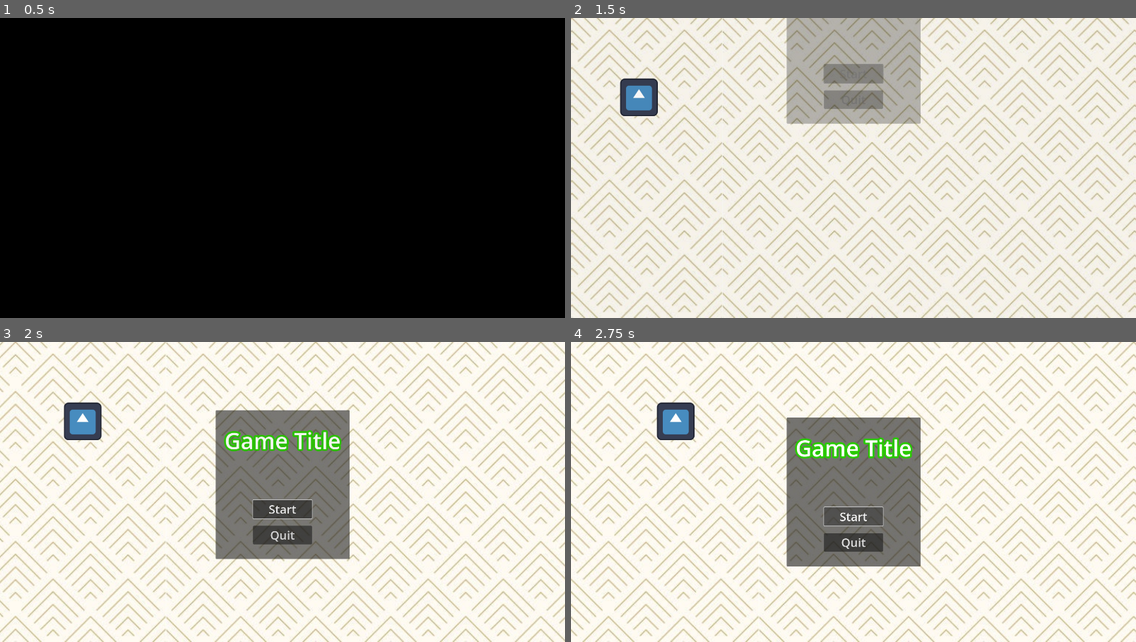
Above: before the commit, frames 1-4 (two rows, left to right).
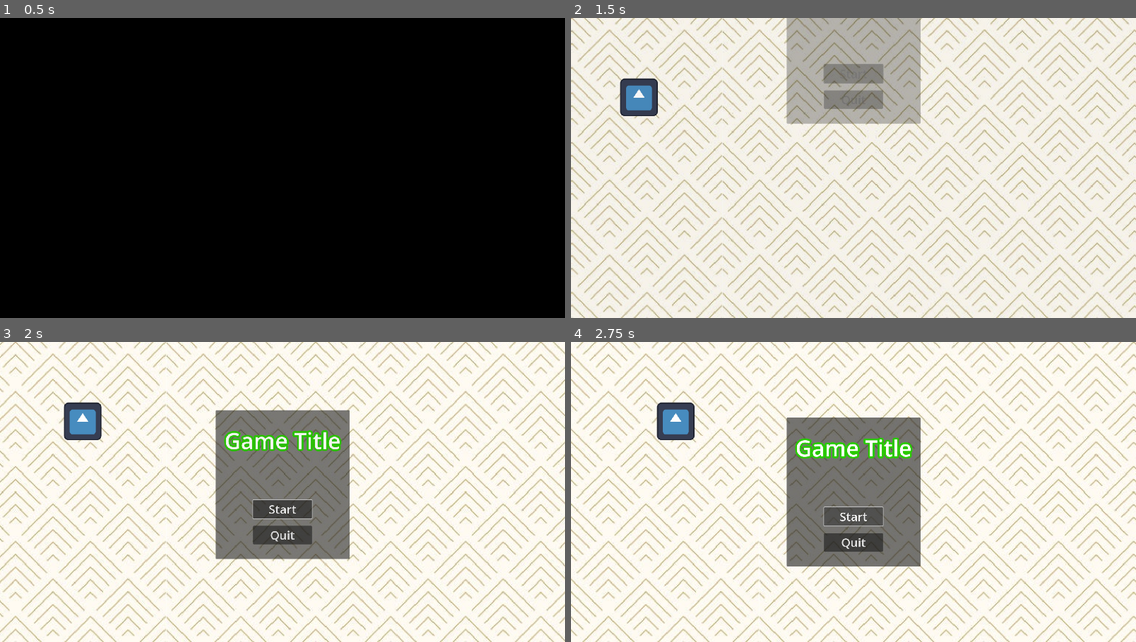
Above: after the commit, the same moments.

Repository: summer-game-jam/PixelGameJam
Game: Godot game, scene res://Main/main.tscn
Same seed, same stepped clock (60 frames per second), same inputs: the game is played once before the commit and once after it. The engine's default icon, where the game draws it, is replaced by a stand-in: a white triangle on a blue panel in a dark square. Sound files missing from this copy of the repository are replaced by a short silence.
Inputs (mouse positions are in pixels of both pictures, inside the frame that each line leads up to):
- Up to frame 1 (0.5 s): no input
- Up to frame 2 (1.5 s): tap Enter at 0.5 s; move the mouse to (977, 153) at 0.52 s; hold D (right) 0.53-1.25 s; tap 1 (1) at 0.6 s; tap W (up) at 0.77 s; tap 2 (2) at 0.8 s; click "Start" at 1.25 s
- Up to frame 3 (2 s): no input
- Up to frame 4 (2.75 s): click "Start" at 2 s

Frame 1 is identical in both runs. In frame 2, 0.3% of the frame differs, in the area x 0-100%, y 0-100%; in frame 3, 0.4%; in frame 4, 0.5%.

Commit message:
art stuff

Diff:
--- a/Maps/Map_Features/background.tscn
+++ b/Maps/Map_Features/background.tscn
@@ -1,6 +1,6 @@
 [gd_scene load_steps=2 format=4 uid="uid://djb6xmbcbj6ay"]
 
-[ext_resource type="TileSet" uid="uid://cmfirjwpxjw4n" path="res://Maps/Map_Features/new_tile_set.tres" id="1_mntt2"]
+[ext_resource type="TileSet" uid="uid://cmfirjwpxjw4n" path="res://Maps/Map_Features/debug.tres" id="1_mntt2"]
 
 [node name="Background" type="Node2D"]
 
--- /dev/null
+++ b/Maps/Map_Features/dirt.tres
@@ -0,0 +1,24 @@
+[gd_resource type="TileSet" load_steps=3 format=3 uid="uid://fokgn5f2cgji"]
+
+[ext_resource type="Texture2D" uid="uid://c1m7q4vmpri1k" path="res://Resources/tileSets/ground-Sheet.png" id="1_kb6p2"]
+
+[sub_resource type="TileSetAtlasSource" id="TileSetAtlasSource_kcdi7"]
+texture = ExtResource("1_kb6p2")
+texture_region_size = Vector2i(32, 32)
+0:0/0 = 0
+1:0/0 = 0
+2:0/0 = 0
+3:0/0 = 0
+4:0/0 = 0
+4:1/0 = 0
+3:1/0 = 0
+2:1/0 = 0
+1:1/0 = 0
+0:1/0 = 0
+5:0/0 = 0
+4:2/0 = 0
+0:2/0 = 0
+
+[resource]
+tile_size = Vector2i(32, 32)
+sources/0 = SubResource("TileSetAtlasSource_kcdi7")
--- /dev/null
+++ b/Maps/debug_levels/debug_2.tscn
@@ -0,0 +1,15 @@
+[gd_scene load_steps=4 format=3 uid="uid://bjob7x3j5yt06"]
+
+[ext_resource type="PackedScene" uid="uid://ofwypikl66dw" path="res://Player/form_controller/player_controller.tscn" id="1_cjgy0"]
+[ext_resource type="PackedScene" uid="uid://cgl75nfhfrfia" path="res://Player/forms/human/human_form.tscn" id="2_b5ytf"]
+[ext_resource type="TileSet" uid="uid://fokgn5f2cgji" path="res://Maps/Map_Features/dirt.tres" id="3_220em"]
+
+[node name="Debug2" type="Node2D"]
+
+[node name="PlayerController" parent="." instance=ExtResource("1_cjgy0")]
+
+[node name="HumanForm" parent="." instance=ExtResource("2_b5ytf")]
+position = Vector2(2, -28)
+
+[node name="TileMapLayer" type="TileMapLayer" parent="."]
+tile_set = ExtResource("3_220em")
--- a/Maps/test_level.tscn
+++ b/Maps/debug_levels/test_level.tscn
@@ -1,6 +1,6 @@
 [gd_scene load_steps=6 format=4 uid="uid://cewiwo103owmt"]
 
-[ext_resource type="TileSet" uid="uid://cmfirjwpxjw4n" path="res://Maps/Map_Features/new_tile_set.tres" id="1_kafbu"]
+[ext_resource type="TileSet" uid="uid://cmfirjwpxjw4n" path="res://Maps/Map_Features/debug.tres" id="1_kafbu"]
 [ext_resource type="PackedScene" uid="uid://ofwypikl66dw" path="res://Player/form_controller/player_controller.tscn" id="2_4th80"]
 [ext_resource type="PackedScene" uid="uid://dtj22hehi0wa4" path="res://Maps/Map_Features/light.tscn" id="4_4th80"]
 [ext_resource type="PackedScene" uid="uid://d4c32132fyolh" path="res://NPC/soliders/guards/guard_torch_sword/guard_torch_sword.tscn" id="4_nw82r"]
--- a/NPC/AI/melee_AI/Melee_AI.gd
+++ b/NPC/AI/melee_AI/Melee_AI.gd
@@ -14,7 +14,6 @@
 var current_state = states.surprised
 
 func perform_best_action(npc: NPC, delta: float):
-	print(current_state)
 	if current_state == states.combat:
 		var players: Array[Node] = get_tree().get_nodes_in_group("player")
 		if players.size() > 0:
@@ -39,7 +38,6 @@
 	npc.velocity.x = 0
 
 func swap_to_ai():
-	print("swap")
 	if current_state != states.attacking:
 		current_state = states.surprised
 		$surprise_timer.start()
@@ -48,6 +46,5 @@
 	current_state = states.combat
 
 func surpise_over():
-	print("over")
 	if current_state == states.surprised:
 		current_state = states.combat
--- a/project.godot
+++ b/project.godot
@@ -111,5 +111,6 @@
 
 [rendering]
 
+textures/canvas_textures/default_texture_filter=0
 renderer/rendering_method="gl_compatibility"
 renderer/rendering_method.mobile="gl_compatibility"
Renamed: Maps/Map_Features/new_tile_set.tres -> Maps/Map_Features/debug.tres
Binary file added: Resources/tileSets/ground-Sheet.aseprite
Binary file added: Resources/tileSets/ground-Sheet.png
Not shown, added: Resources/tileSets/ground-Sheet.png.import
Binary file added: Resources/tileSets/ground.aseprite
